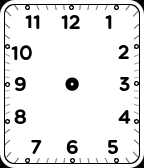
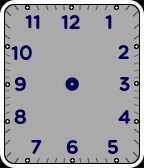
Revision of a layered 144px x 168px image; what changed, layer by layer:
painted on "d_face_labels.png" over left=11, top=15, right=131, bottom=154
painted on "Layer #3" over left=5, top=5, right=139, bottom=163
